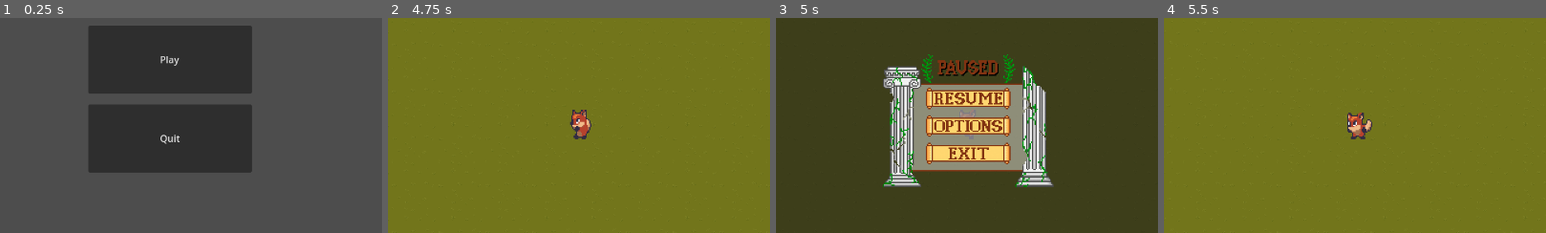
Above: before the commit, frames 1-4 (left to right).
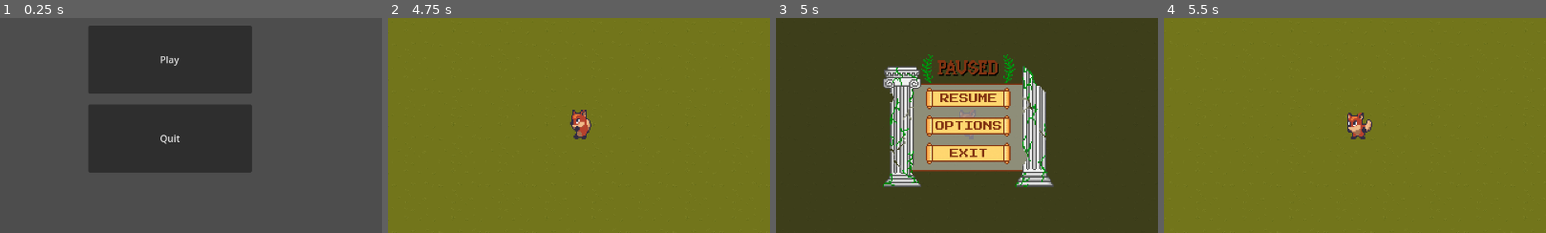
Above: after the commit, the same moments.

Repository: FlamingoFiestaStudio/OlympusGoneWild
Game: Godot game, scene res://menus/menu.tscn
Same seed, same stepped clock (60 frames per second), same inputs: the game is played once before the commit and once after it. The engine's default icon, where the game draws it, is replaced by a stand-in: a white triangle on a blue panel in a dark square.
Inputs (mouse positions are % of the whole screen's width and height, from its top left):
- Up to frame 1 (0.25 s): no input
- Up to frame 2 (4.75 s): click "Play" at 0.5 s; move the mouse to (72, 45) at 1.27 s; hold Right (right) 1.28-2.03 s; hold Space (shoot) 1.28-2.03 s; move the mouse to (30, 55) at 2.02 s; hold Down (down) 2.03-2.78 s; tap Space (shoot) at 2.1, 3.6 s; move the mouse to (60, 28) at 2.77 s; hold Right (right) 2.78-3.53 s; hold Space (shoot) 2.78-3.53 s; move the mouse to (45, 70) at 3.52 s; hold Up (up) 3.53-4.28 s; move the mouse to (80, 65) at 4.27 s; hold Left (left) from 4.28 s (still down); hold Space (shoot) from 4.28 s (still down)
- Up to frame 3 (5 s): keep holding Left (left); keep holding Space (shoot); tap Escape (ui_cancel) at 4.9 s
- Up to frame 4 (5.5 s): release Left (left) at 5 s; release Space (shoot) at 5 s; click (50, 44) at 5 s
The pictures show only the part of the screen within x 25-75%, y 25-75%; the shares and areas given below are measured in that part.

Frames 1-2 are identical in both runs. In frame 3, 1.4% of the frame differs, in the area x 41-60%, y 34-66%; in frame 4, nothing differs.

Commit message:
refactor(pause menu): change texture rect to labels

Diff:
--- /dev/null
+++ b/menus/assets/typography/pause_menu.tres
@@ -0,0 +1,8 @@
+[gd_resource type="LabelSettings" load_steps=2 format=3 uid="uid://dagabmhp0spn3"]
+
+[ext_resource type="FontFile" uid="uid://cpe54f3ajdsat" path="res://menus/assets/typography/PressStart2P-Regular.ttf" id="1_viki1"]
+
+[resource]
+font = ExtResource("1_viki1")
+font_size = 8
+font_color = Color(0.505882, 0.2, 0.0705882, 1)
--- a/menus/pause_menu.tscn
+++ b/menus/pause_menu.tscn
@@ -8,9 +8,7 @@
 [ext_resource type="Texture2D" uid="uid://dpdm3fttlc6du" path="res://menus/assets/pause/pause_sprite_pilar.png" id="6_jjd06"]
 [ext_resource type="Texture2D" uid="uid://c0ft8xqnmxiv1" path="res://menus/assets/pause/pause_sprite_button.png" id="7_hy4ya"]
 [ext_resource type="Texture2D" uid="uid://b2vkukiyggvdt" path="res://menus/assets/pause/pause_sprite_pilar2.png" id="8_1tscp"]
-[ext_resource type="Texture2D" uid="uid://b2e6gcyhjstqh" path="res://menus/assets/pause/resume.png" id="8_73wd6"]
-[ext_resource type="Texture2D" uid="uid://cni3bue61gha" path="res://menus/assets/pause/options.png" id="9_27kjf"]
-[ext_resource type="Texture2D" uid="uid://b00sfob1l3nj2" path="res://menus/assets/pause/quit.png" id="10_vy641"]
+[ext_resource type="LabelSettings" uid="uid://dagabmhp0spn3" path="res://menus/assets/typography/pause_menu.tres" id="8_tktr4"]
 
 [node name="PauseMenu" type="CanvasLayer"]
 process_mode = 2
@@ -107,59 +105,69 @@
 texture_normal = ExtResource("7_hy4ya")
 stretch_mode = 3
 
-[node name="TextureRect" type="TextureRect" parent="Control/Panel/menu_container/HBoxContainer/VBoxContainer/resume_btn"]
+[node name="Label" type="Label" parent="Control/Panel/menu_container/HBoxContainer/VBoxContainer/resume_btn"]
 layout_mode = 1
-anchors_preset = 13
+anchors_preset = 8
 anchor_left = 0.5
+anchor_top = 0.5
 anchor_right = 0.5
-anchor_bottom = 1.0
-offset_left = -28.5
-offset_top = 4.0
-offset_right = 28.5
-offset_bottom = -4.0
+anchor_bottom = 0.5
+offset_left = -27.0
+offset_top = -5.5
+offset_right = 27.0
+offset_bottom = 5.5
 grow_horizontal = 2
 grow_vertical = 2
-texture = ExtResource("8_73wd6")
+text = "RESUME"
+label_settings = ExtResource("8_tktr4")
+horizontal_alignment = 1
+vertical_alignment = 1
 
 [node name="options_btn" type="TextureButton" parent="Control/Panel/menu_container/HBoxContainer/VBoxContainer"]
 layout_mode = 2
 action_mode = 0
 texture_normal = ExtResource("7_hy4ya")
 
-[node name="TextureRect2" type="TextureRect" parent="Control/Panel/menu_container/HBoxContainer/VBoxContainer/options_btn"]
+[node name="Label" type="Label" parent="Control/Panel/menu_container/HBoxContainer/VBoxContainer/options_btn"]
 layout_mode = 1
 anchors_preset = 8
 anchor_left = 0.5
 anchor_top = 0.5
 anchor_right = 0.5
 anchor_bottom = 0.5
-offset_left = -28.5
-offset_top = -5.0
-offset_right = 28.5
-offset_bottom = 5.0
+offset_left = -28.0
+offset_top = -5.5
+offset_right = 28.0
+offset_bottom = 5.5
 grow_horizontal = 2
 grow_vertical = 2
-texture = ExtResource("9_27kjf")
+text = "OPTIONS"
+label_settings = ExtResource("8_tktr4")
+horizontal_alignment = 1
+vertical_alignment = 1
 
 [node name="quit_btn" type="TextureButton" parent="Control/Panel/menu_container/HBoxContainer/VBoxContainer"]
 layout_mode = 2
 action_mode = 0
 texture_normal = ExtResource("7_hy4ya")
 
-[node name="TextureRect3" type="TextureRect" parent="Control/Panel/menu_container/HBoxContainer/VBoxContainer/quit_btn"]
+[node name="Label" type="Label" parent="Control/Panel/menu_container/HBoxContainer/VBoxContainer/quit_btn"]
 layout_mode = 1
 anchors_preset = 8
 anchor_left = 0.5
 anchor_top = 0.5
 anchor_right = 0.5
 anchor_bottom = 0.5
-offset_left = -17.0
-offset_top = -5.0
-offset_right = 17.0
-offset_bottom = 5.0
+offset_left = -16.0
+offset_top = -5.5
+offset_right = 16.0
+offset_bottom = 5.5
 grow_horizontal = 2
 grow_vertical = 2
-texture = ExtResource("10_vy641")
+text = "EXIT"
+label_settings = ExtResource("8_tktr4")
+horizontal_alignment = 1
+vertical_alignment = 1
 
 [node name="right_pillar" type="TextureRect" parent="Control/Panel/menu_container/HBoxContainer"]
 layout_mode = 2
Binary file added: menus/assets/typography/PressStart2P-Regular.ttf
Not shown, added: menus/assets/typography/PressStart2P-Regular.ttf.import
Not shown: 1 places in menus/pause_menu.tscn that only renumber resources
